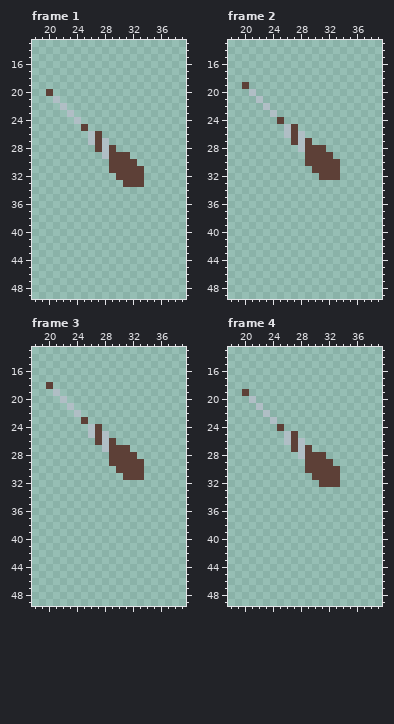
Edited in one commit: pixel-art file (The Fallen Guardian/Assets/Art/Characters/Player/Move/Player_Move_Up.aseprite). Above is the file before it was changed.
64x64 pixels, 8 frames. Shown: frame 1: x 18..39, y 13..49; frame 2: x 18..39, y 13..49; frame 3: x 18..39, y 13..49; frame 4: x 18..39, y 13..49. The commit also changed other frames, which this record leaves out.
After:
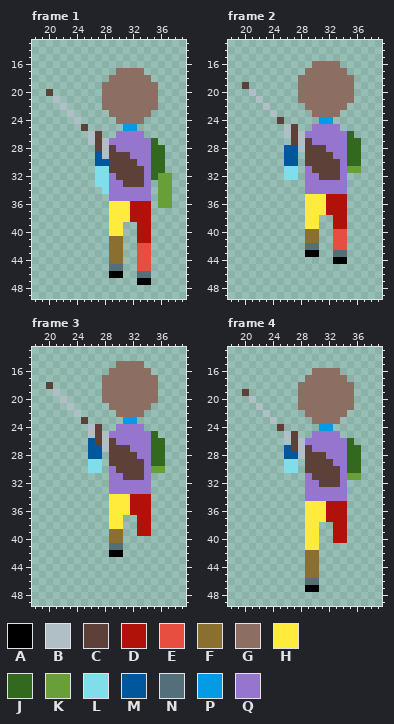
Palette (. is transparent): A #000000  B #b0bec5  C #5d4037  D #b0120a  E #e84e40  F #8a6f30  G #8d6e63  H #ffeb3b  J #33691e  K #689f38  L #80deea  M #01579b  N #546e7a  P #039be5  Q #9575cd
Log entry: Updated Player Sprite Modified the animations slighly
Difference:
layer "Body/White Body, Pick Color in Engine" added
layer "Parts/Right Leg" added
layer "Parts/Left Leg" added
layer "Parts/Right Arm" added
layer "Parts/Left Arm" added
layer "Parts/Chest" added
layer "Parts/Head" added
layer "Hair/Hair 1" added
Changed rows in their new state; - is an unchanged pixel.
Frame 1:
first column x 27:
17 ---GGGG----
18 --GGGGGG---
19 -GGGGGGGG--
20 -GGGGGGGG--
21 -GGGGGGGG--
22 -GGGGGGGG--
23 --GGGGGG---
24 ---GGGG----
25 ----PP-----
26 ---QQQQ----
27 --QQQQQQJ--
28 ---QQQQQJJ-
29 M----QQQJJ-
30 MM----QQJJ-
31 LL-----QJJ-
32 LLQ----QJKK
33 LLQQ---Q-KK
34 -LQQQQQQ-KK
35 --QQQQQQ-KK
36 --HHHDDD-KK
37 --HHHDDD---
38 --HHHDDD---
39 --HH--DD---
40 --HH--DD---
41 --FF--DD---
42 --FF--EE---
43 --FF--EE---
44 --FF--EE---
45 --NN--EE---
46 --AA--NN---
47 ------AA---
Frame 2:
first column x 26:
16 ----GGGG---
17 ---GGGGGG--
18 --GGGGGGGG-
19 --GGGGGGGG-
20 --GGGGGGGG-
21 --GGGGGGGG-
22 ---GGGGGG--
23 ----GGGG---
24 -----PP----
25 ----QQQQ---
26 ---QQQQQQJ-
27 ----QQQQQJJ
28 MM----QQQJJ
29 MM-----QQJJ
30 MM------QJJ
31 LL-Q----QKK
32 LL-QQ---Q--
33 ---QQQQQQ--
34 ---QQQQQQ--
35 ---HHHDDD--
36 ---HHHDDD--
37 ---HHHDDD--
38 ---HH--DD--
39 ---HH--DD--
40 ---FF--EE--
41 ---FF--EE--
42 ---NN--EE--
43 ---AA--NN--
44 -------AA--
Frame 3:
first column x 26:
15 ----GGGG---
16 ---GGGGGG--
17 --GGGGGGGG-
18 --GGGGGGGG-
19 --GGGGGGGG-
20 --GGGGGGGG-
21 ---GGGGGG--
22 ----GGGG---
23 -----PP----
24 ----QQQQ---
25 ---QQQQQQJ-
26 M---QQQQQJJ
27 MM----QQQJJ
28 MM-----QQJJ
29 LL------QJJ
30 LL-Q----QKK
31 ---QQ---Q--
32 ---QQQQQQ--
33 ---QQQQQQ--
34 ---HHHDDD--
35 ---HHHDDD--
36 ---HHHDDD--
37 ---HH--DD--
38 ---HH--DD--
39 ---FF--DD--
40 ---FF------
41 ---NN------
42 ---AA------
Frame 4:
first column x 26:
16 ----GGGG---
17 ---GGGGGG--
18 --GGGGGGGG-
19 --GGGGGGGG-
20 --GGGGGGGG-
21 --GGGGGGGG-
22 ---GGGGGG--
23 ----GGGG---
24 -----PP----
25 ----QQQQ---
26 ---QQQQQQJ-
27 M---QQQQQJJ
28 MM----QQQJJ
29 LL-----QQJJ
30 LL------QJJ
31 ---Q----QKK
32 ---QQ---Q--
33 ---QQQQQQ--
34 ---QQQQQQ--
35 ---HHHDDD--
36 ---HHHDDD--
37 ---HHHDDD--
38 ---HH--DD--
39 ---HH--DD--
40 ---HH--DD--
41 ---HH------
42 ---FF------
43 ---FF------
44 ---FF------
45 ---FF------
46 ---NN------
47 ---AA------
Where, in picture pixels (left, top, right, bottom), the same in both pictures:
added: (95, 68, 172, 285)
added: (284, 61, 361, 264)
added: (88, 361, 165, 557)
added: (284, 368, 361, 592)
